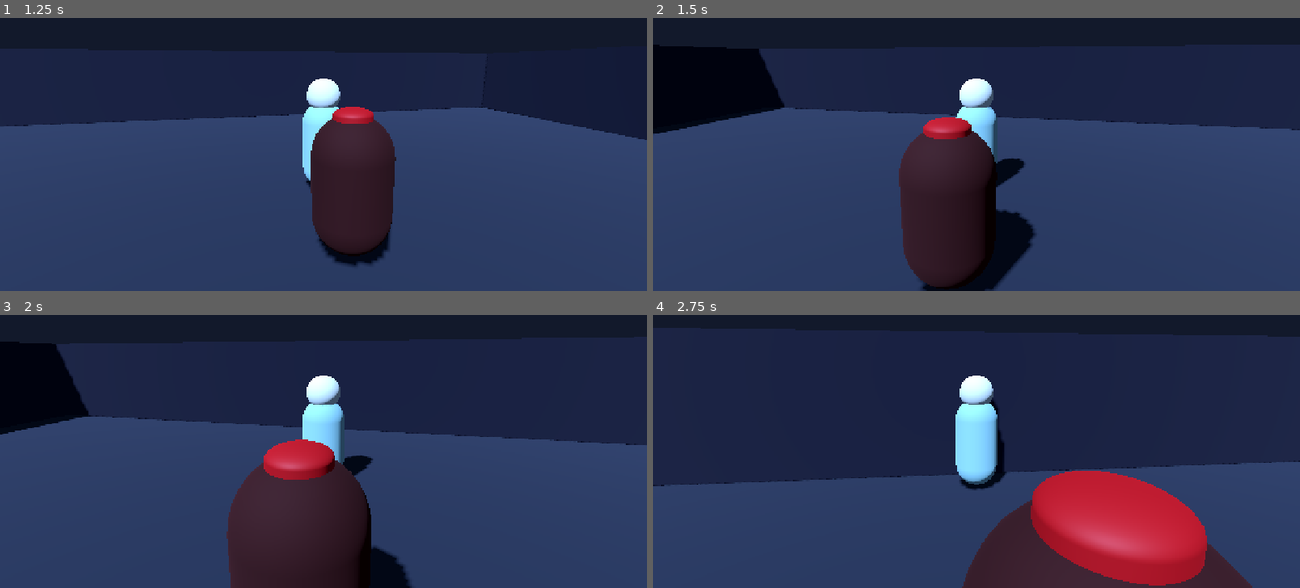
Above: before the commit, frames 1-4 (two rows, left to right).
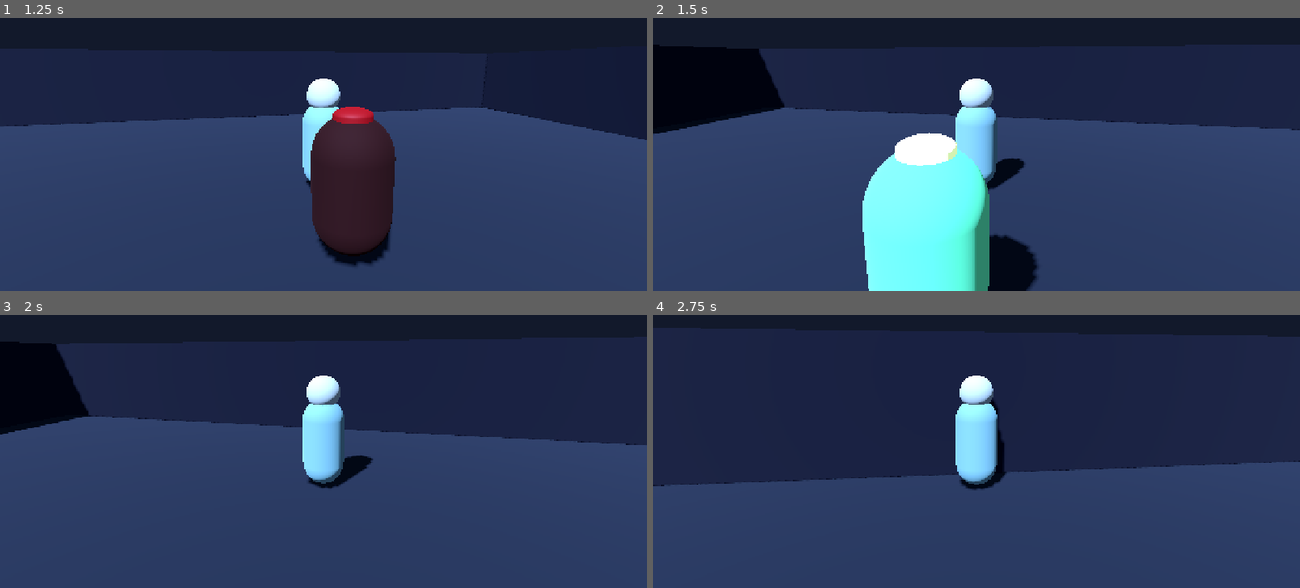
Above: after the commit, the same moments.

Repository: God-of-Bugs/BLOOMKEEPER-
Game: Godot game, scene res://scenes/Main.tscn
Two runs of this game, one before a commit and one after it. Both use one fixed random seed, a clock stepped at 60 frames per second and the inputs below.
Inputs (mouse positions are in pixels of both pictures, inside the frame that each line leads up to):
- Up to frame 1 (1.25 s): tap Enter at 0.5 s; move the mouse to (355, 108) at 0.52 s; hold W (move_forward) from 0.53 s (still down); hold E (bloom_pulse, bound only after the commit) from 0.53 s (still down); tap Shift (dash) at 0.6 s; click (355, 108) at 0.67 s
- Up to frame 2 (1.5 s): keep holding W (move_forward); move the mouse to (944, 110) at 1.27 s; release E (bloom_pulse, bound only after the commit) at 1.28 s; tap E (bloom_pulse, bound only after the commit) at 1.35 s; click (944, 110) at 1.42 s
- Up to frame 3 (2 s): keep holding W (move_forward); tap Shift (dash) at 1.55 s
- Up to frame 4 (2.75 s): keep holding W (move_forward); move the mouse to (989, 399) at 2.02 s; hold E (bloom_pulse, bound only after the commit) from 2.03 s (still down); tap Shift (dash) at 2.1 s; click (989, 399) at 2.17 s

Frame 1 is identical in both runs. In frame 2, 12% of the frame differs, in the area x 32-60%, y 36-100%; in frame 3, 11%; in frame 4, 13%, in the area x 47-93%, y 57-100%.

Commit message:
Phase 5: Bloom Pulse mechanic, tap & charged wave expansion and creature pacification

Diff:
--- a/scripts/player.gd
+++ b/scripts/player.gd
@@ -1,18 +1,30 @@
 class_name BloomkeeperPlayer
 extends CharacterBody3D
+
+signal bloom_pulse_emitted(origin: Vector3, radius: float)
 
 const MOVE_SPEED: float = 5.0
 const TURN_SPEED: float = 10.0
 const MOUSE_SENSITIVITY: float = 0.003
 const MIN_CAMERA_PITCH: float = deg_to_rad(-65.0)
 const MAX_CAMERA_PITCH: float = deg_to_rad(15.0)
+
 const DASH_DISTANCE: float = 1.8
 const DASH_DURATION: float = 0.22
 const DASH_COOLDOWN: float = 1.2
 
+const PULSE_MIN_RADIUS: float = 3.0
+const PULSE_MAX_RADIUS: float = 7.5
+const PULSE_CHARGE_RATE: float = 4.0
+const PULSE_COOLDOWN: float = 0.6
+
 var _dash_timer: float = 0.0
 var _dash_cooldown_timer: float = 0.0
 var _dash_direction: Vector3 = Vector3.ZERO
+
+var _is_charging_pulse: bool = false
+var _pulse_charge_radius: float = PULSE_MIN_RADIUS
+var _pulse_cooldown_timer: float = 0.0
 
 @onready var camera_pivot: Node3D = $CameraPivot
 @onready var model: Node3D = $Model
@@ -25,6 +37,8 @@
 	_register_move_action("move_left", KEY_A)
 	_register_move_action("move_right", KEY_D)
 	_register_move_action("dash", KEY_SHIFT)
+	_register_move_action("bloom_pulse", KEY_E)
+	_register_mouse_pulse_action("bloom_pulse", MOUSE_BUTTON_RIGHT)
 	Input.mouse_mode = Input.MOUSE_MODE_CAPTURED
 
 
@@ -34,6 +48,14 @@
 	var key_event: InputEventKey = InputEventKey.new()
 	key_event.physical_keycode = physical_key
 	InputMap.action_add_event(action_name, key_event)
+
+
+func _register_mouse_pulse_action(action_name: String, mouse_button: MouseButton) -> void:
+	if not InputMap.has_action(action_name):
+		InputMap.add_action(action_name)
+	var mouse_event: InputEventMouseButton = InputEventMouseButton.new()
+	mouse_event.button_index = mouse_button
+	InputMap.action_add_event(action_name, mouse_event)
 
 
 func _unhandled_input(event: InputEvent) -> void:
@@ -52,6 +74,10 @@
 
 func _physics_process(delta: float) -> void:
 	_dash_cooldown_timer = maxf(_dash_cooldown_timer - delta, 0.0)
+	_pulse_cooldown_timer = maxf(_pulse_cooldown_timer - delta, 0.0)
+
+	_process_bloom_pulse(delta)
+
 	var input_vector: Vector2 = Input.get_vector("move_left", "move_right", "move_forward", "move_back")
 	var camera_forward: Vector3 = -camera_pivot.global_basis.z
 	var camera_right: Vector3 = camera_pivot.global_basis.x
@@ -75,8 +101,9 @@
 
 	if _dash_timer > 0.0:
 		_dash_timer = maxf(_dash_timer - delta, 0.0)
-		velocity.x = _dash_direction.x * (DASH_DISTANCE / DASH_DURATION)
-		velocity.z = _dash_direction.z * (DASH_DISTANCE / DASH_DURATION)
+		var dash_speed: float = (DASH_DISTANCE / DASH_DURATION) if DASH_DURATION > 0.0 else 0.0
+		velocity.x = _dash_direction.x * dash_speed
+		velocity.z = _dash_direction.z * dash_speed
 	else:
 		velocity.x = move_direction.x * MOVE_SPEED
 		velocity.z = move_direction.z * MOVE_SPEED
@@ -90,3 +117,30 @@
 	if move_direction.length_squared() > 0.001:
 		var target_yaw: float = atan2(-move_direction.x, -move_direction.z)
 		model.rotation.y = lerp_angle(model.rotation.y, target_yaw, TURN_SPEED * delta)
+
+
+func _process_bloom_pulse(delta: float) -> void:
+	if _pulse_cooldown_timer > 0.0:
+		return
+
+	if Input.is_action_just_pressed("bloom_pulse"):
+		_is_charging_pulse = true
+		_pulse_charge_radius = PULSE_MIN_RADIUS
+
+	if _is_charging_pulse and Input.is_action_pressed("bloom_pulse"):
+		_pulse_charge_radius = minf(_pulse_charge_radius + PULSE_CHARGE_RATE * delta, PULSE_MAX_RADIUS)
+
+	if _is_charging_pulse and Input.is_action_just_released("bloom_pulse"):
+		execute_bloom_pulse(_pulse_charge_radius)
+		_is_charging_pulse = false
+		_pulse_cooldown_timer = PULSE_COOLDOWN
+
+
+func execute_bloom_pulse(radius: float) -> void:
+	var pulse_origin: Vector3 = global_position
+	var creatures: Array = get_tree().get_nodes_in_group("creatures")
+	for creature in creatures:
+		if creature.has_method("apply_bloom_pulse"):
+			creature.apply_bloom_pulse(pulse_origin, radius)
+
+	bloom_pulse_emitted.emit(pulse_origin, radius)
--- a/scripts/prowler.gd
+++ b/scripts/prowler.gd
@@ -1,5 +1,7 @@
 class_name BloomkeeperProwler
 extends CharacterBody3D
+
+signal pacified
 
 enum State { AGGRESSIVE, CALMING, PACIFIED }
 
@@ -54,3 +56,41 @@
 	else:
 		velocity.x = 0.0
 		velocity.z = 0.0
+
+
+func apply_bloom_pulse(pulse_origin: Vector3, pulse_radius: float) -> void:
+	if state == State.PACIFIED:
+		return
+
+	var dist: float = global_position.distance_to(pulse_origin)
+	if dist <= pulse_radius:
+		pacify()
+
+
+func pacify() -> void:
+	if state == State.PACIFIED:
+		return
+	state = State.PACIFIED
+	velocity = Vector3.ZERO
+	_update_visuals_pacified()
+	pacified.emit()
+
+
+func _update_visuals_pacified() -> void:
+	var body_mesh: MeshInstance3D = get_node_or_null("Body") as MeshInstance3D
+	if body_mesh:
+		var mat: StandardMaterial3D = StandardMaterial3D.new()
+		mat.albedo_color = Color(0.35, 0.82, 0.62, 1.0)
+		mat.emission_enabled = true
+		mat.emission = Color(0.25, 0.70, 0.45, 1.0)
+		mat.emission_energy_multiplier = 0.6
+		body_mesh.material_override = mat
+
+	var crest_mesh: MeshInstance3D = get_node_or_null("Crest") as MeshInstance3D
+	if crest_mesh:
+		var mat_crest: StandardMaterial3D = StandardMaterial3D.new()
+		mat_crest.albedo_color = Color(0.85, 0.95, 0.75, 1.0)
+		mat_crest.emission_enabled = true
+		mat_crest.emission = Color(0.80, 0.90, 0.60, 1.0)
+		mat_crest.emission_energy_multiplier = 1.0
+		crest_mesh.material_override = mat_crest
